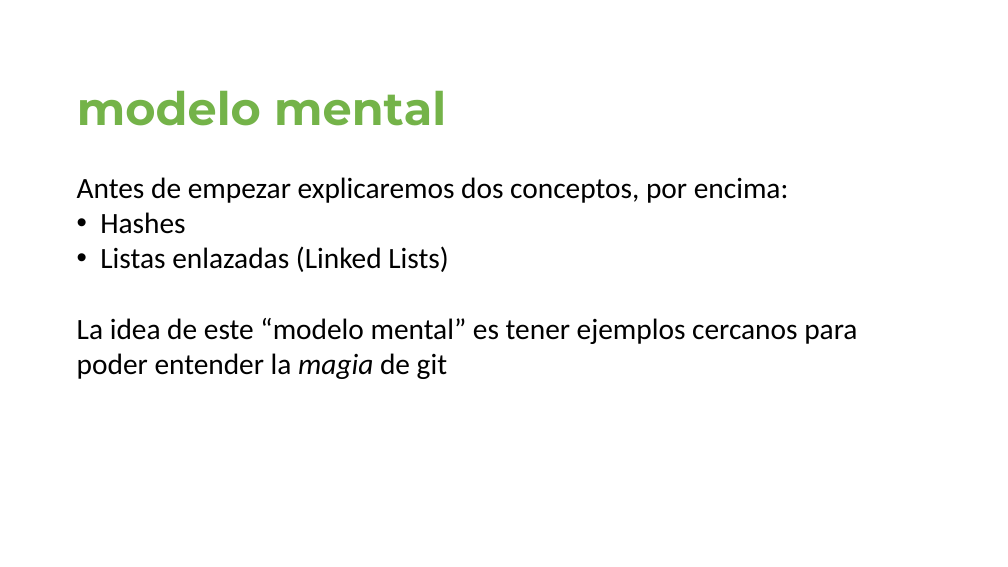
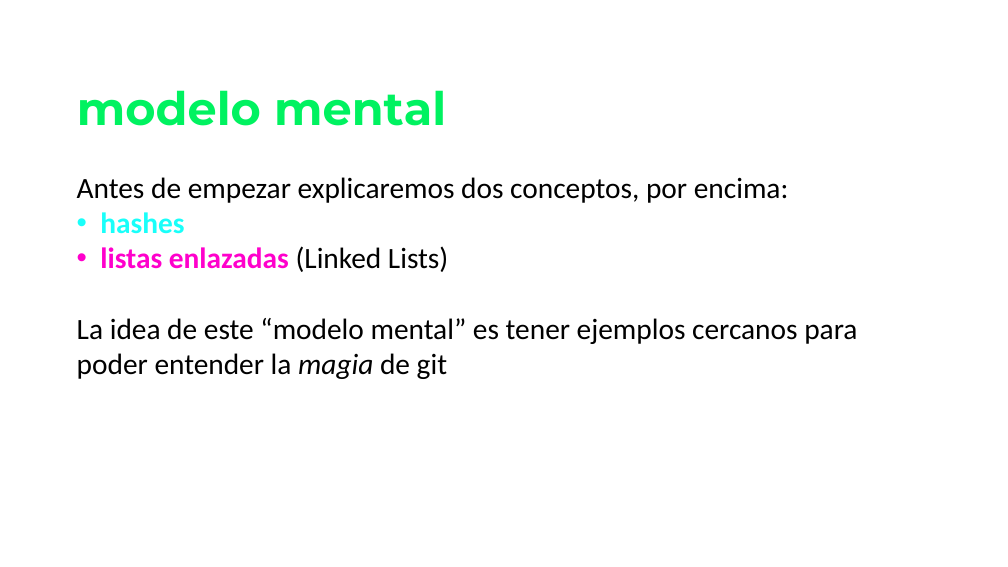
Before and after one commit to jofaval/talks-about, a slide deck: slide 8 of simplifying-git/fear-the-cli-no-more/simplifying-git-fear-the-cli-no-more.slides.es.pptx. Drawn at 1008x567 pixels with LibreOffice and Linux fonts; fonts in the diff are those of the drawing. Boxes give left, top, right and bottom in pixels: in the first picture for what was removed or moved away, otherwise in the second. Text is boxed around its words. In the diff, an @@ line names an element or a change of style, - is before the commit and + after.

```diff
--- a/simplifying-git/fear-the-cli-no-more/simplifying-git-fear-the-cli-no-more.slides.es.pptx
+++ b/simplifying-git/fear-the-cli-no-more/simplifying-git-fear-the-cli-no-more.slides.es.pptx
@@ title "modelo mental" at box(77, 90, 446, 126): text colour gradient #4B7430 to #74B349 to #A9D18E to gradient #00F260 to #0575E6 @@
@@ text at box(100, 212, 448, 272): text changed; text colour #000000 to gradient #FF00CC to #333399; bold on @@
-• Hashes
-• Listas enlazadas (Linked Lists)
+• hashes
+• listas enlazadas (Linked Lists)
```
Also in this commit, not shown: 11 other slides changed, 11 slides added, 1 other file.
